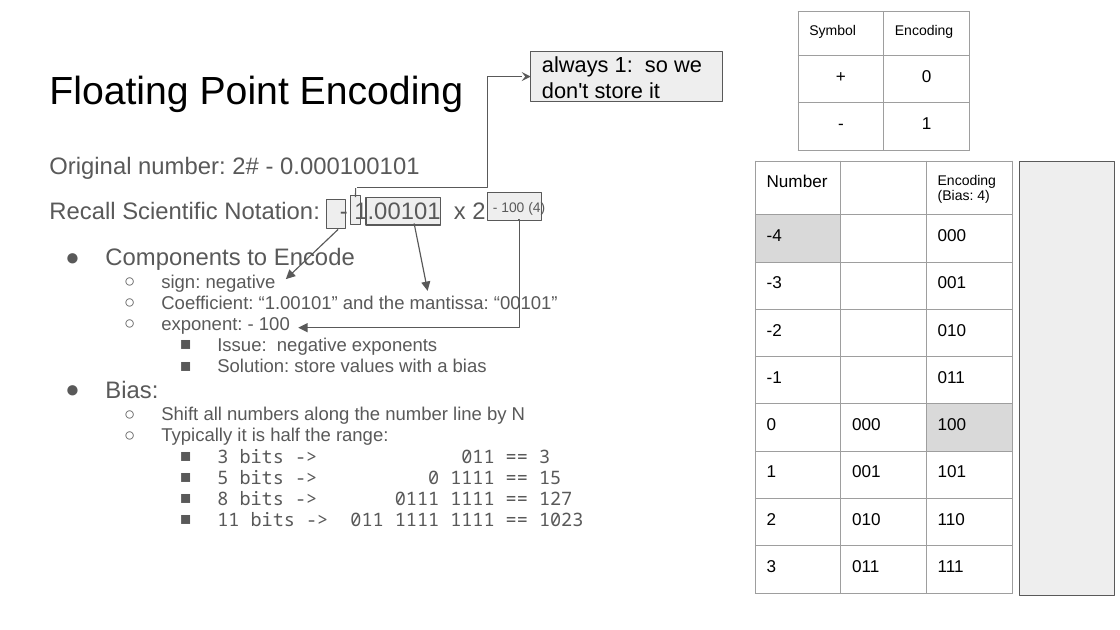
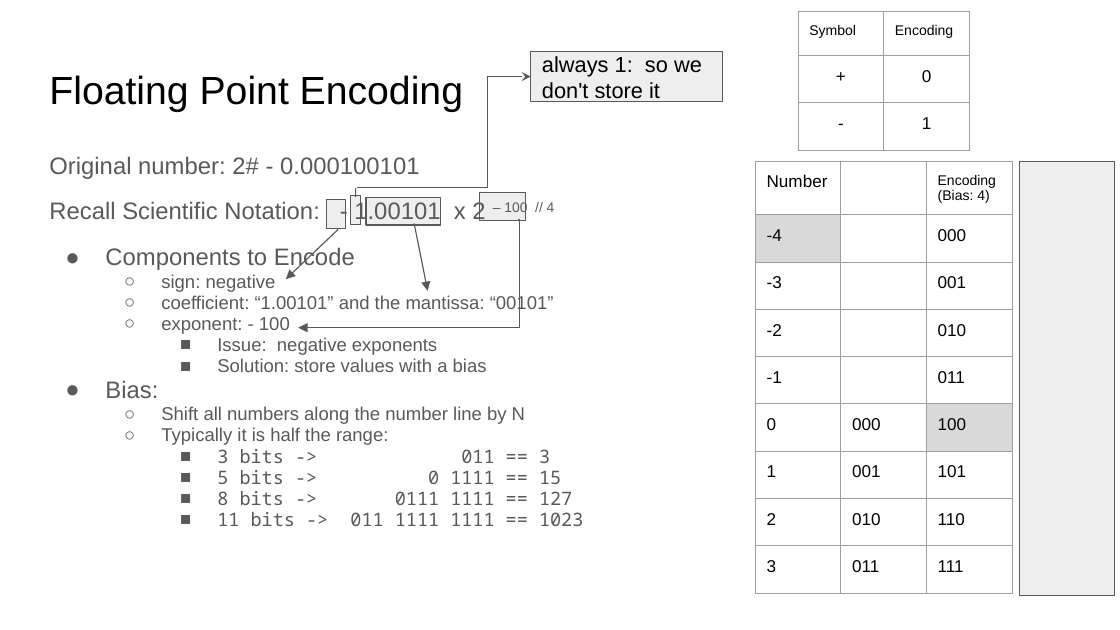
Before and after one commit to COMP122/comp122-s23, a slide deck: slide 3 of format-encodings/documents/ARCHIVE/floating-point-encoding.pptx. Drawn at 1120x630 pixels with LibreOffice and Linux fonts; fonts in the diff are those of the drawing. Boxes give left, top, right and bottom in pixels: in the first picture for what was removed or moved away, otherwise in the second. Text is boxed around its words. In the diff, an @@ line names an element or a change of style, - is before the commit and + after.

```diff
--- a/format-encodings/documents/ARCHIVE/floating-point-encoding.pptx
+++ b/format-encodings/documents/ARCHIVE/floating-point-encoding.pptx
@@ text at (49, 200, 555, 225): text changed @@
-Recall Scientific Notation: - 1.00101 x 2 - 100 (4)
+Recall Scientific Notation: - 1.00101 x 2 – 100 // 4
@@ rectangle: place and size @@
-rectangle at (487, 193, 541, 222)
+rectangle at (479, 193, 525, 222)
@@ text at (161, 294, 554, 313): text changed @@
-  ○ Coefficient: “1.00101” and the mantissa: “00101”
+  ○ coefficient: “1.00101” and the mantissa: “00101”
```
Also in this commit, not shown: 1 other slide changed, 11 other files.
